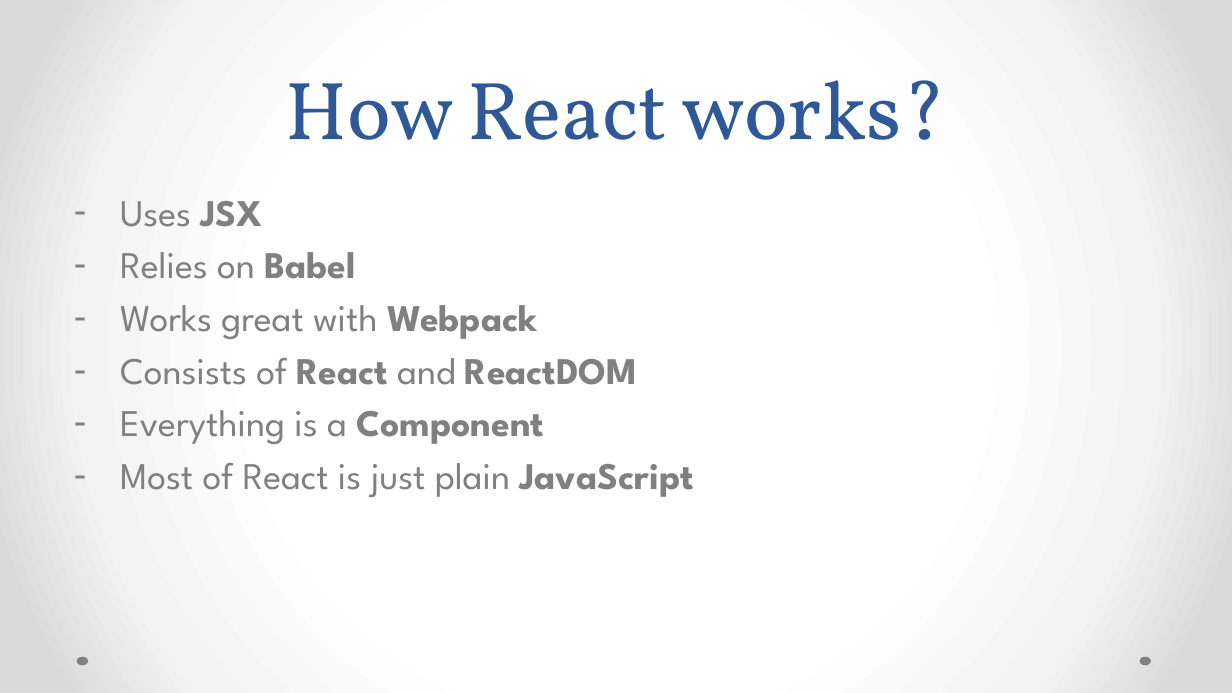
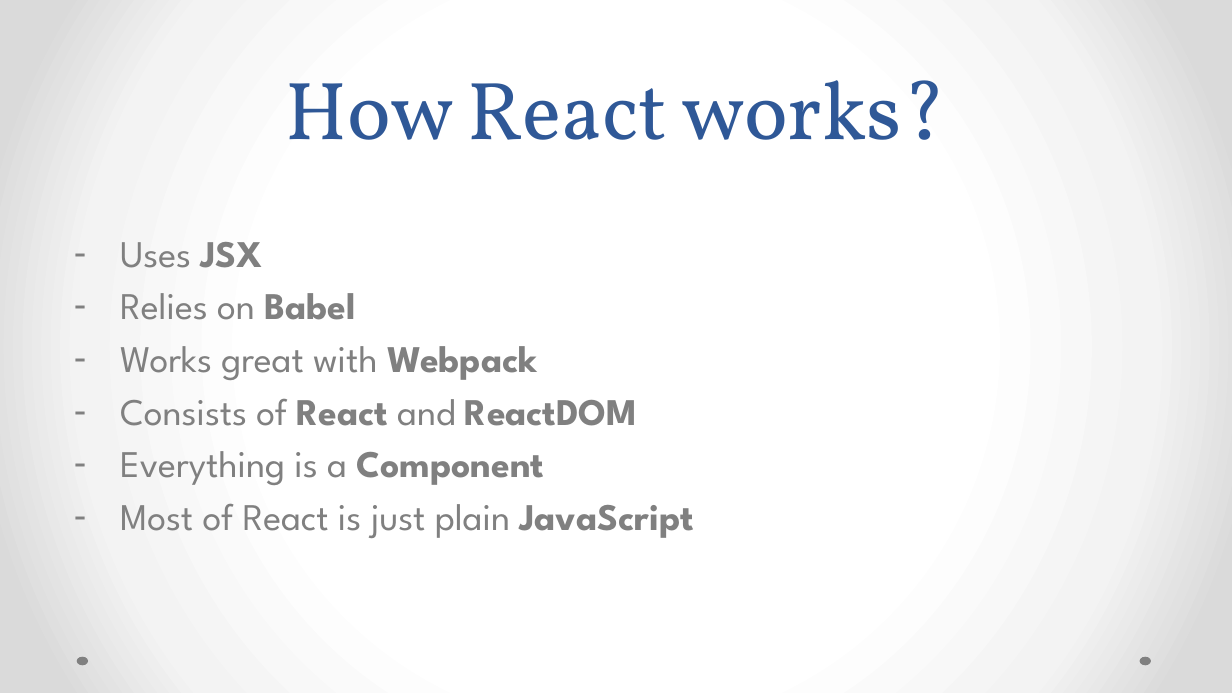
Before and after one commit to MirzaLeka/ReactLab, a slide deck: slide 3 of React js AP LAB.pptx. Drawn at 1232x693 pixels with LibreOffice and Linux fonts; fonts in the diff are those of the drawing. Boxes give left, top, right and bottom in pixels: in the first picture for what was removed or moved away, otherwise in the second. Text is boxed around its words. In the diff, an @@ line names an element or a change of style, - is before the commit and + after.

```diff
--- a/React js AP LAB.pptx
+++ b/React js AP LAB.pptx
@@ text "Uses JSX": place and size @@
-text "Uses JSX" at box(120, 201, 694, 497)
+text "Uses JSX" at box(120, 242, 694, 538)
```
Also in this commit, not shown: 16 other slides changed, 2 other files.
